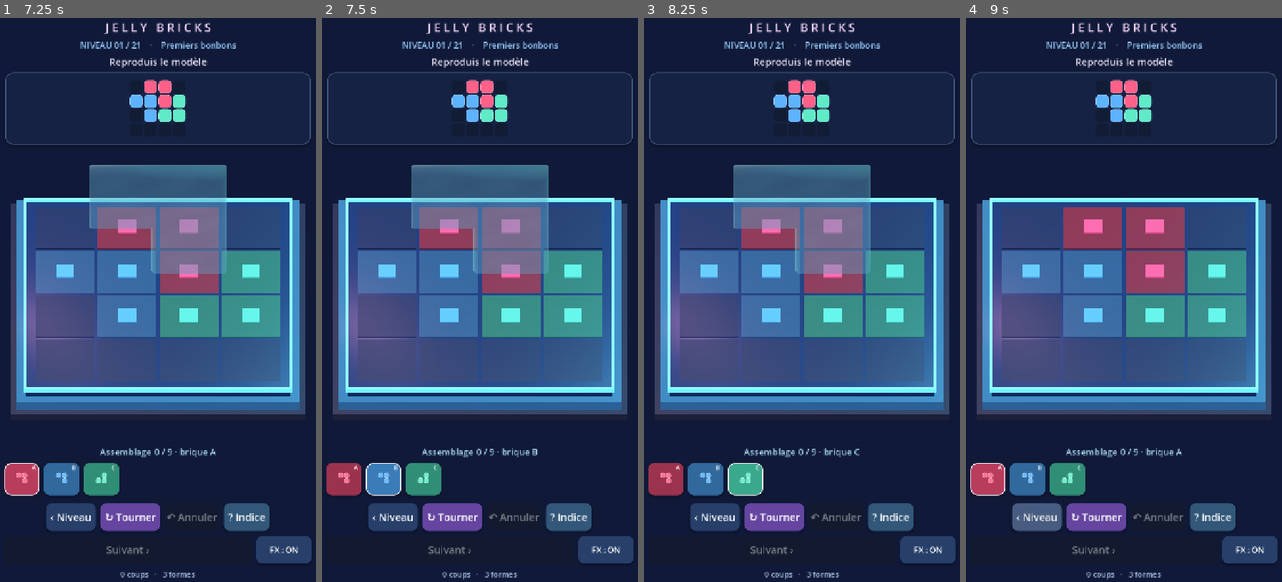
Above: before the commit, frames 1-4 (left to right).
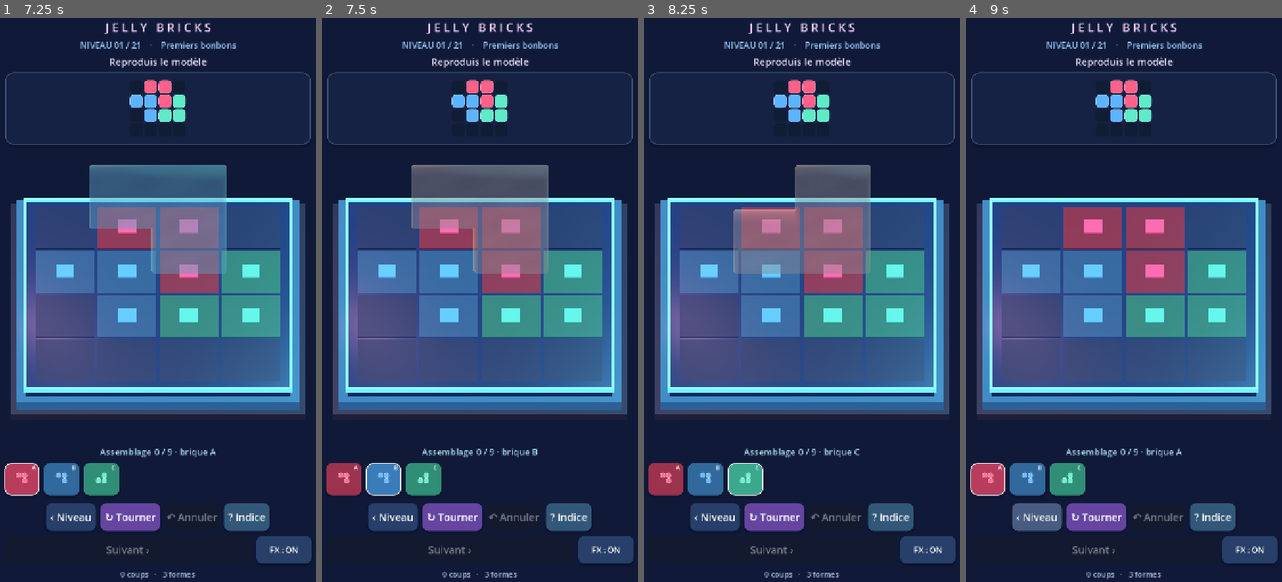
Above: after the commit, the same moments.

Repository: dbrckk/Jelly-bricks
Game: Godot game, scene res://scenes/main.tscn
Two runs of this game, one before a commit and one after it. Both use one fixed random seed, a clock stepped at 60 frames per second and the inputs below.
Inputs (mouse positions are in pixels of both pictures, inside the frame that each line leads up to):
- Up to frame 1 (7.25 s): click "↻ Tourner" at 0.5 s; click (22, 480) at 1.27 s; click (63, 480) at 2.02 s; click (101, 480) at 2.77 s; click "‹ Niveau" at 3.5 s; click "? Indice" at 4.25 s; click "FX : ON" at 5 s; click "FX : OFF" at 5.75 s; click (22, 480) at 6.52 s
- Up to frame 2 (7.5 s): click (385, 480) at 7.27 s
- Up to frame 3 (8.25 s): click (745, 480) at 8.02 s
- Up to frame 4 (9 s): click "‹ Niveau" at 8.75 s

Frame 1 is identical in both runs. In frame 2, 0.9% of the frame differs, in the area x 28-72%, y 26-46%; in frame 3, 4.2%; in frame 4, nothing differs.

Commit message:
feat(native): precise magnetic snapping and polished jelly feedback
* feat(native): target-aware jelly magnet, smoothly tracking preview and persistent mistake cues

* render(native): subtle amber Fresnel edge on misplaced jelly pieces

* test(native): verify smart magnet, amber mistake rim and duplicate-move guard

* build(android): increment native version for jelly precision release

* docs(native): explain smart magnet, persistent jelly cues and Android signing limitation

Diff:
--- a/native-godot/scripts/game_root.gd
+++ b/native-godot/scripts/game_root.gd
@@ -54,6 +54,9 @@
 var mouse_started_on_board: bool = false
 var shape_mesh_cache: Dictionary = {}
 var stage_resource_cache: Dictionary = {}
+var preview_cell: Vector2i = Vector2i(-1, -1)
+var preview_target: Vector3 = Vector3.ZERO
+var win_tween: Tween
 
 func _ready() -> void:
     _read_levels()
@@ -63,6 +66,19 @@
     _load_progress()
     _update_feedback_button()
     _open_level(current_level)
+
+## A short eased transition gives the translucent piece physical weight
+## without allocating a tween for each Android touch-motion event.
+func _process(delta: float) -> void:
+    if ghost == null or ghost.get_child_count() == 0:
+        return
+    var floating_piece: Node3D = ghost.get_child(0) as Node3D
+    if not floating_piece.visible:
+        return
+    var blend: float = 1.0 - exp(-minf(delta, .1) * 26.0)
+    if floating_piece.position.distance_squared_to(preview_target) > .00001:
+        floating_piece.position = floating_piece.position.lerp(
+            preview_target, blend)
 
 func _read_levels() -> void:
     var data = JSON.parse_string(FileAccess.get_file_as_string(
@@ -327,6 +343,10 @@
     has_undo_snapshot = false
     touch_started_on_board = false
     mouse_started_on_board = false
+    preview_cell = Vector2i(-1, -1)
+    if win_tween != null and win_tween.is_valid():
+        win_tween.kill()
+    board.scale = Vector3.ONE
     shape_mesh_cache.clear()
     var rows: Array = level["rows"]
     for r in range(size):
@@ -532,13 +552,18 @@
 
 ## A geometric fit is not necessarily a match with the reference.
 ## Keep wrong moves possible as a puzzle mechanic, but never mark them green.
-func _matches_model(id: String, pos: Vector2i, turns: int) -> bool:
-    if not _can_place(id, pos, turns):
+## Pose-only comparison also works during rebuilding, independent from
+## the order in which placed pieces repopulate the occupied map.
+func _pose_matches_model(id: String, pos: Vector2i, turns: int) -> bool:
+    if not pieces.has(id):
         return false
     for cell in _rotate_cells(pieces[id], turns):
         if wanted.get(pos + cell, "") != id:
             return false
     return true
+
+func _matches_model(id: String, pos: Vector2i, turns: int) -> bool:
+    return _can_place(id, pos, turns) and _pose_matches_model(id, pos, turns)
 
 func _preview_tint(id: String, pos: Vector2i, turns: int) -> Color:
     if not _can_place(id, pos, turns):
@@ -547,17 +572,26 @@
         return Color("#76ffd4") # fully correct: mint
     return Color("#ffc46a") # possible but not matching: amber
 
-## Release and preview must use exactly the same magnetic snap rules.
+## A release near the authored target should snap to the correct design
+## instead of selecting the first merely geometric fit. Never teleport more
+## than one grid cell. Preview and final release use this exact function.
 func _snap_placement(id: String, position: Vector2i, turns: int) -> Vector2i:
     if not pieces.has(id):
         return Vector2i(-1, -1)
     var offsets := [Vector2i.ZERO, Vector2i(0, -1), Vector2i(-1, 0),
         Vector2i(0, 1), Vector2i(1, 0)]
+    var first_fitting := Vector2i(-1, -1)
     for offset in offsets:
         var candidate: Vector2i = position + offset
-        if candidate.x >= 0 and candidate.y >= 0 and _can_place(id, candidate, turns):
+        if candidate.x < 0 or candidate.y < 0:
+            continue
+        if not _can_place(id, candidate, turns):
+            continue
+        if _matches_model(id, candidate, turns):
             return candidate
-    return Vector2i(-1, -1)
+        if first_fitting.x < 0:
+            first_fitting = candidate
+    return first_fitting
 
 func _select_next_available() -> void:
     var ids: Array = pieces.keys()
@@ -578,6 +612,12 @@
         status_label.text = "Emplacement impossible · tourne ou annule"
         _play_feedback("reject", 12)
         return
+    if placements.has(id):
+        var old_pose: Dictionary = placements[id]
+        if int(old_pose["row"]) == chosen.x and int(old_pose["col"]) == chosen.y \
+                and int(old_pose["turns"]) == placed_turns:
+            status_label.text = "Cette brique est déjà à cet emplacement"
+            return
     undo_history.append(placements.duplicate(true))
     if undo_history.size() > 64:
         undo_history.pop_front()
@@ -608,6 +648,9 @@
         for cell in _rotate_cells(pieces[id], turns):
             occupied[at + cell] = id
         var piece := _piece_node(id, pieces[id], at, turns)
+        var candy_material: ShaderMaterial = piece.get_child(0).material_override
+        candy_material.set_shader_parameter("mismatch",
+            0.0 if _pose_matches_model(id, at, turns) else 1.0)
         board.add_child(piece)
         if id == new_id:
             var landing_material: ShaderMaterial = piece.get_child(0).material_override
@@ -624,9 +667,11 @@
 ## node/material on every screen drag event (mobile GPU churn).
 func _draw_preview(pos: Vector2i) -> void:
     if pos.x < 0 or pos.y < 0 or completed or selected_id.is_empty():
+        preview_cell = Vector2i(-1, -1)
         if ghost.get_child_count() > 0:
             ghost.get_child(0).visible = false
         return
+    preview_cell = pos
     var snapped := _snap_placement(selected_id, pos, selected_turns)
     var actual := snapped if snapped.x >= 0 else pos
     var preview_node: Node3D = null
@@ -642,7 +687,7 @@
         preview_node.set_meta("turns", selected_turns)
         ghost.add_child(preview_node)
     preview_node.visible = true
-    preview_node.position = Vector3(actual.y - size / 2.0, .48,
+    preview_target = Vector3(actual.y - size / 2.0, .48,
         actual.x - size / 2.0)
     var mat: ShaderMaterial = preview_node.get_child(0).material_override
     mat.set_shader_parameter("candy_tint",
@@ -714,12 +759,16 @@
     selected_turns = int(placements[id]["turns"]) if placements.has(id) else 0
     _draw_tray()
     _refresh_text()
+    if preview_cell.x >= 0:
+        _draw_preview(preview_cell)
 
 func _rotate_piece() -> void:
     if completed or selected_id.is_empty():
         return
     selected_turns = (selected_turns + 1) % 4
     _play_feedback("rotate", 9)
+    if preview_cell.x >= 0:
+        _draw_preview(preview_cell)
     status_label.text = "Rotation : %d° · touche une case" % (selected_turns * 90)
 
 func _undo() -> void:
@@ -797,10 +846,12 @@
     _save_progress()
     status_label.text = "BRAVO ! Modèle reconstitué ✦"
     next_button.disabled = current_level + 1 >= levels.size()
-    var celebration := create_tween()
-    celebration.tween_property(board, "scale", Vector3(1.045, 1.045, 1.045),
+    if win_tween != null and win_tween.is_valid():
+        win_tween.kill()
+    win_tween = create_tween()
+    win_tween.tween_property(board, "scale", Vector3(1.045, 1.045, 1.045),
         .20).set_trans(Tween.TRANS_BACK)
-    celebration.tween_property(board, "scale", Vector3.ONE, .32).set_trans(
+    win_tween.tween_property(board, "scale", Vector3.ONE, .32).set_trans(
         Tween.TRANS_ELASTIC)
     # Board cells are intentionally not regenerated: the completed level remains visible.
 
--- a/native-godot/shaders/jelly.gdshader
+++ b/native-godot/shaders/jelly.gdshader
@@ -8,6 +8,7 @@
 uniform float impact : hint_range(0.0, 1.0) = 0.0;
 uniform float detail : hint_range(0.0, 1.0) = 1.0;
 uniform float gel_opacity : hint_range(0.0, 1.0) = 0.94;
+uniform float mismatch : hint_range(0.0, 1.0) = 0.0;
 varying vec3 jelly_local;
 
 void vertex() {
@@ -36,13 +37,17 @@
     base = mix(base, vec3(1.0, .985, 1.0), fresnel * .32);
     base += bubble * detail * .065;
     base += softbox * detail * .24;
-    ALBEDO = base;
+    // A misplaced piece stays recognizably its own candy color.
+    // Only its rim takes a restrained, amber backlit accent.
+    ALBEDO = mix(base, vec3(1.0, .64, .20),
+        mismatch * fresnel * .38);
     METALLIC = .015;
     ROUGHNESS = mix(.23, .095, detail);
     SPECULAR = .98;
     EMISSION = candy_tint.rgb * (.045 + inner_glow * .045) +
         vec3(.34, .42, .65) * fresnel * .19 +
-        vec3(1.0, .95, 1.0) * softbox * detail * .12;
+        vec3(1.0, .95, 1.0) * softbox * detail * .12 +
+        vec3(.98, .44, .06) * mismatch * (fresnel * .36 + .035);
     // Native gel has real alpha; the outline becomes more solid as the
     // viewing angle becomes glancing, a common candy/glass cue.
     ALPHA = clamp(gel_opacity + fresnel * .065, 0.0, 1.0);
--- a/native-godot/tests/validate.gd
+++ b/native-godot/tests/validate.gd
@@ -161,9 +161,35 @@
                 push_error("Impossible placement has no danger tint")
                 quit(1)
                 return
+            # The target-aware magnet must favour a correct neighbouring
+            # pose over a physically valid but incorrect direct touch.
+            var nearby_wrong := Vector2i(1, 1)
+            if not game._can_place(first_id, nearby_wrong, 0) \
+                    or game._matches_model(first_id, nearby_wrong, 0) \
+                    or game._snap_placement(first_id, nearby_wrong, 0) != first_position:
+                push_error("Magnet did not prioritise the authored target nearby")
+                quit(1)
+                return
+            if game._snap_placement(first_id, wrong_position, 0) != wrong_position:
+                push_error("Magnet teleported a deliberately distant wrong move")
+                quit(1)
+                return
             game._try_place(first_id, wrong_position)
             if game.placements.size() != 1 or not game.status_label.text.contains("différent du modèle"):
                 push_error("Incorrect geometry match did not warn the player")
+                quit(1)
+                return
+            var misplaced_node: Node3D = null
+            for child in game.board.get_children():
+                if child.name == "Piece_" + first_id and not child.is_queued_for_deletion():
+                    misplaced_node = child
+            if misplaced_node == null:
+                push_error("No real Godot node for the misplaced candy")
+                quit(1)
+                return
+            var misplaced_shader: ShaderMaterial = misplaced_node.get_child(0).material_override
+            if float(misplaced_shader.get_shader_parameter("mismatch")) < .95:
+                push_error("Misplaced candy has no persistent amber border")
                 quit(1)
                 return
             game._undo()
@@ -187,6 +213,17 @@
             game._try_place(first_id, first_position)
             if game.placements.size() != 1 or not game.has_undo_snapshot:
                 push_error("First-placement undo snapshot is unavailable")
+                quit(1)
+                return
+            # Re-tapping an identical pose must not inflate the move count,
+            # overwrite undo state, or replay a landing effect.
+            var count_before: int = game.moves
+            var history_before: int = game.undo_history.size()
+            game.selected_id = first_id
+            game.selected_turns = 0
+            game._try_place(first_id, first_position)
+            if game.moves != count_before or game.undo_history.size() != history_before:
+                push_error("Repeated identical touch created a fake game move")
                 quit(1)
                 return
             game._undo()
@@ -245,6 +282,10 @@
                 quit(1)
                 return
             game._draw_preview(first_position + Vector2i(1, 0))
+            if game.preview_cell != first_position + Vector2i(1, 0):
+                push_error("Touch cursor was not retained during preview")
+                quit(1)
+                return
             if game.ghost.get_child_count() != 1 or game.ghost.get_child(0) != first_ghost:
                 push_error("Dragging still recreates the jelly ghost every frame")
                 quit(1)
@@ -275,6 +316,7 @@
                 push_error("Multi-undo did not recover the empty starting board")
                 quit(1)
                 return
+            print("TEST: target-aware magnet, no-op guard, amber shader, smooth ghost tracking")
             print("TEST: stage GPU sharing, truthful previews, wrong-placement feedback,")
             print("TEST: first undo, reusable ghost, hint, multi-undo and rounded shape previews")
             for variant in ids:
Not shown, changed: native-godot/export_presets.cfg
Not shown, changed: native-godot/README.md
